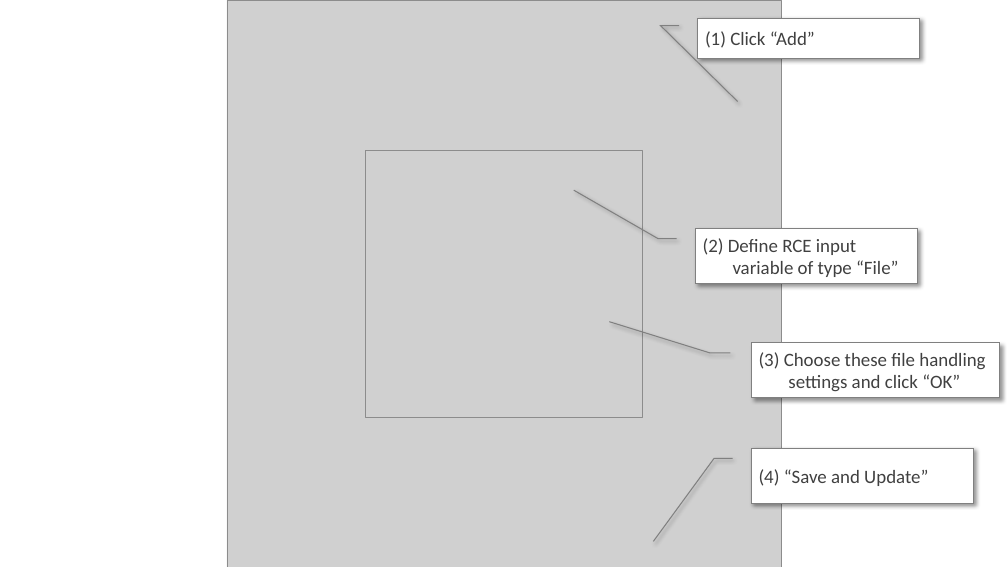
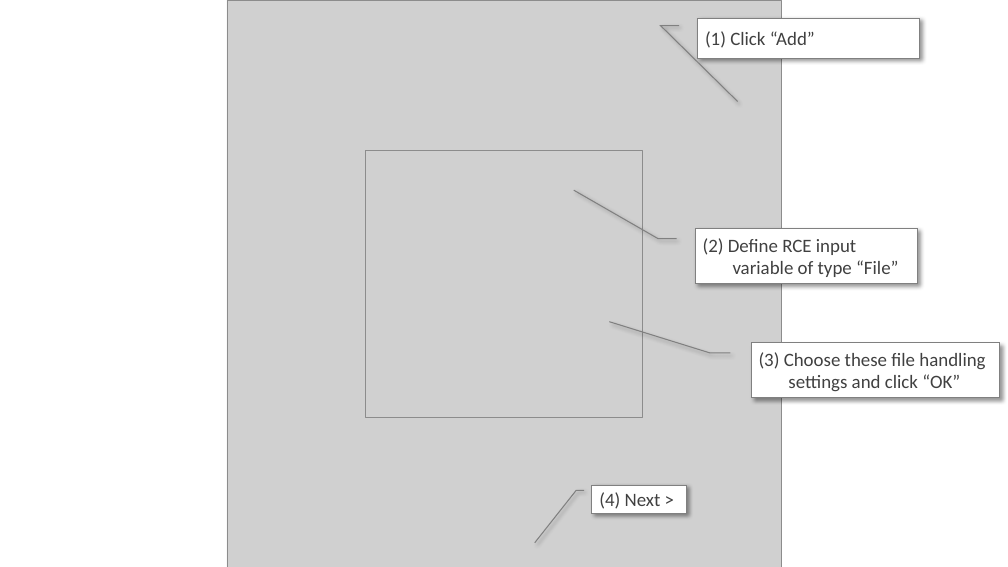
Before and after one commit to DLR-SL/CPACS_Seminar, a slide deck: slide 4 of ToolIntegration/dummyTools/wingModifier/documentation/toolIntegrationSettings.pptx (slide 3 before the commit). Drawn at 1008x567 pixels with LibreOffice and Linux fonts; fonts in the diff are those of the drawing; grey boxes stand for pictures. Boxes give left, top, right and bottom in pixels: in the first picture for what was removed or moved away, otherwise in the second. Text is boxed around its words. In the diff, an @@ line names an element or a change of style, - is before the commit and + after.

```diff
--- a/ToolIntegration/dummyTools/wingModifier/documentation/toolIntegrationSettings.pptx
+++ b/ToolIntegration/dummyTools/wingModifier/documentation/toolIntegrationSettings.pptx
@@ border callout removed at (x1=752, y1=448, x2=974, y2=504) @@
-(4) “Save and Update”
@@ border callout added at (x1=592, y1=485, x2=687, y2=514), fill #FFFFFF, outline #808080 1 pt, 18 pt, text #404040 @@
+(4) Next >
```
Also in this commit, not shown: 6 other slides changed, 2 slides added, 1 slide removed, 5 other files.
